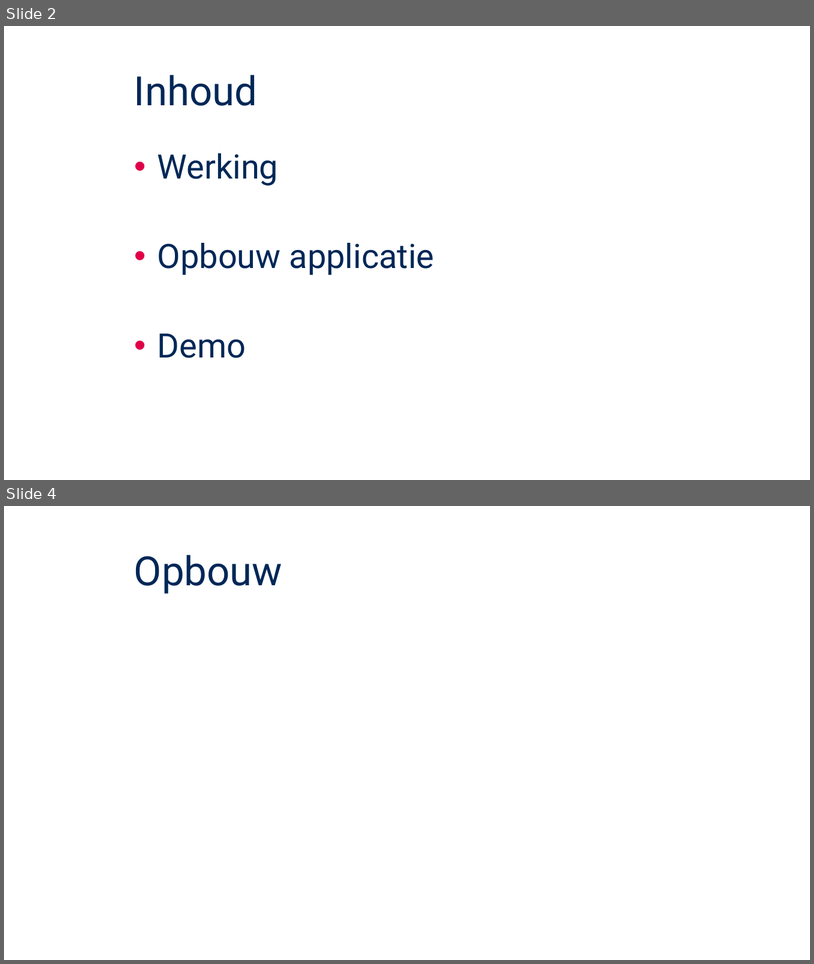
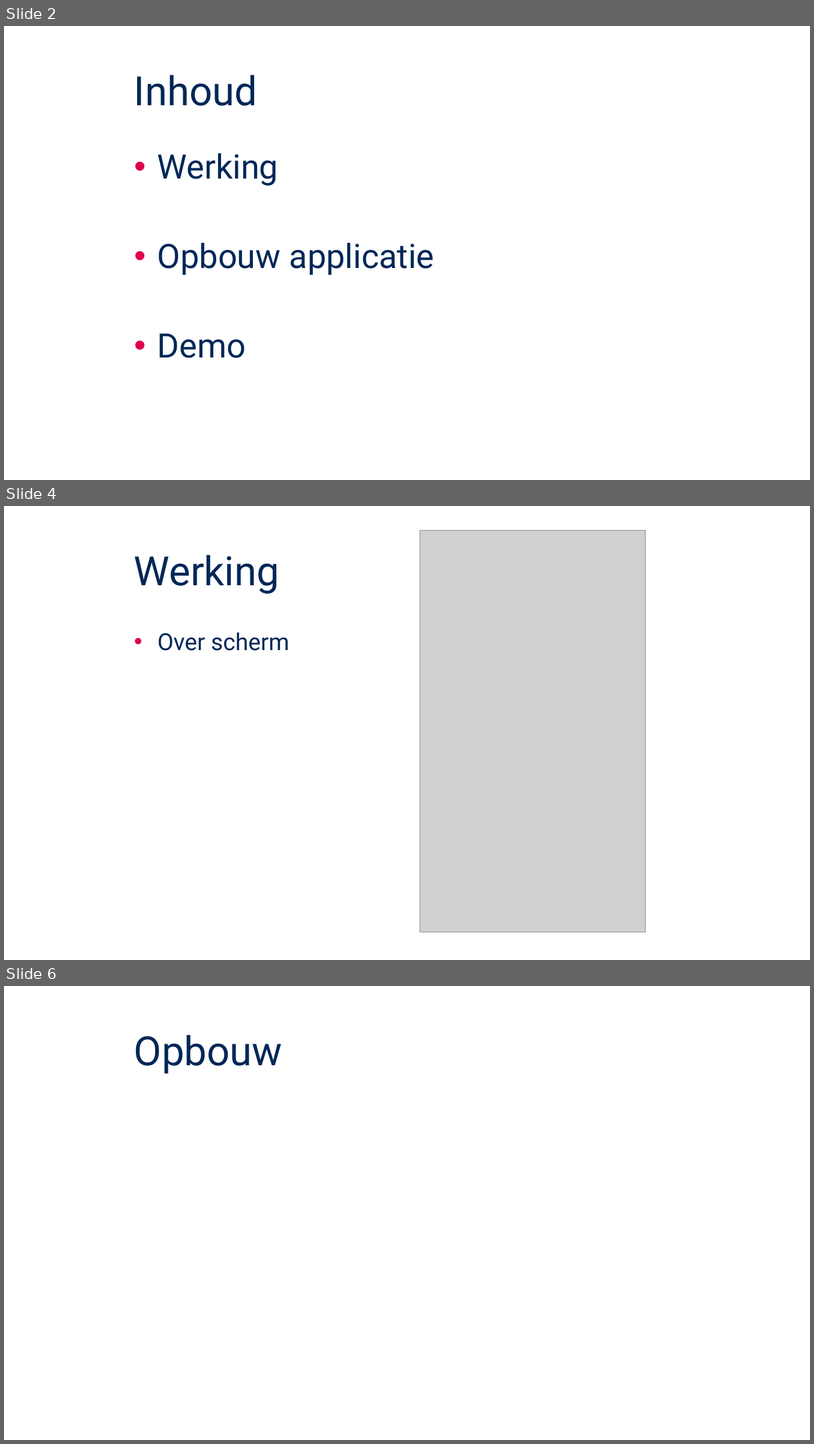
Before and after one commit to jensMole/MobieleApp, a slide deck: Documenten/Mobiele app.pptx. Shown one above the other, each under a label of ours: slides 2 and 4 before the commit, slides 2, 4 and 6 after it; the slides between them are not shown. The pictures are 814x964 and 814x1444 pixels, drawn with LibreOffice and Linux fonts; fonts in the diff are those of the drawing; grey boxes stand for pictures; background and template pictures are left out. Boxes give left, top, right and bottom in pixels: in the first picture for what was removed or moved away, otherwise in the second. Text is boxed around its words. In the diff, an @@ line names an element or a change of style, - is before the commit and + after.

```diff
--- a/Documenten/Mobiele app.pptx
+++ b/Documenten/Mobiele app.pptx
@@ slide 4 added at (4, 506, 810, 960), background #FFFFFF @@
@@ picture added at (420, 530, 646, 932) @@
@@ title added at (134, 555, 279, 594), 48 pt, text #002757 @@
+Werking
@@ text added at (158, 632, 290, 651), 28 pt, text #002757 @@
+• Over scherm
@@ what was slide 4 is now slide 6 @@
```
Also in this commit, not shown: 1 slide changed, 1 other slide added, 2 other files.
